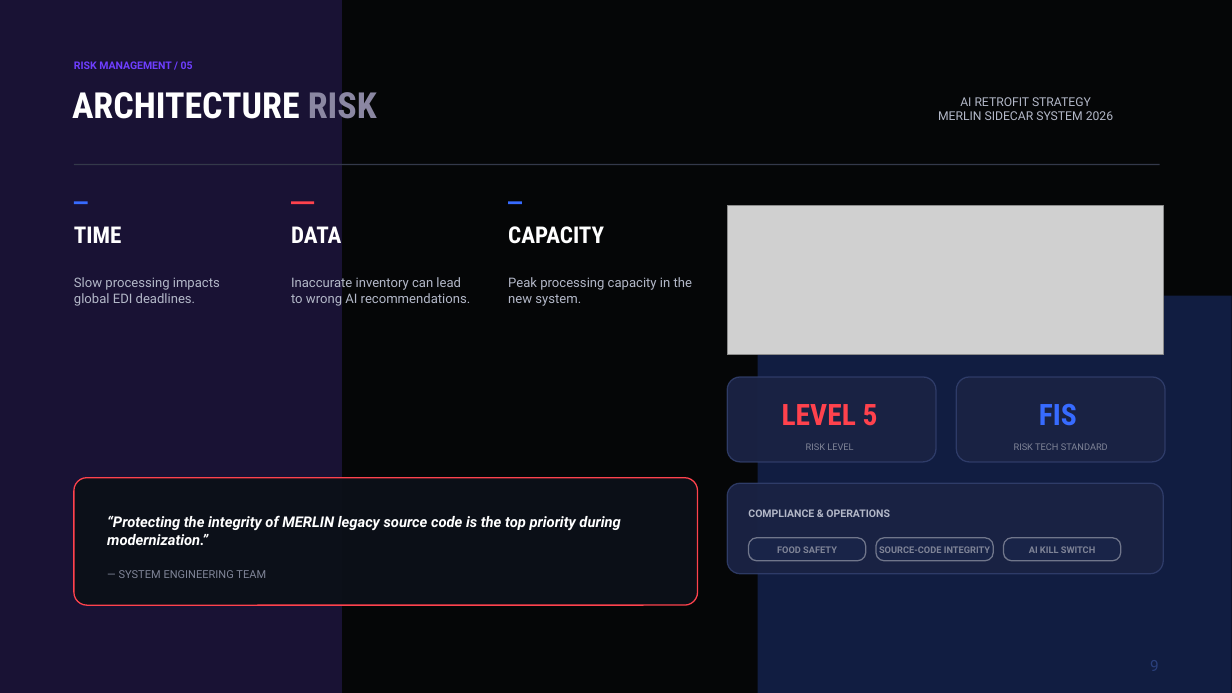
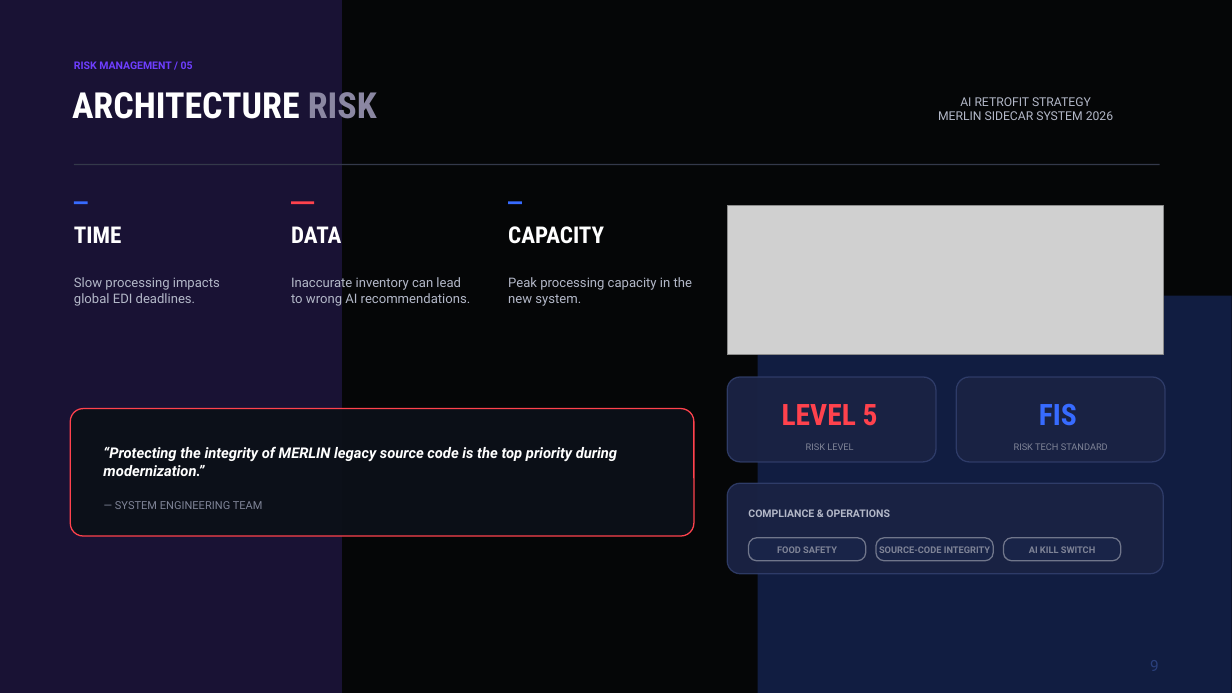
Before and after one commit to dtahoa/ai-architect-program-workshop, a slide deck: slide 9 of output/slides/group4_workshop1_ai-retrofit-architecture.pptx. Drawn at 1232x693 pixels with LibreOffice and Linux fonts; fonts in the diff are those of the drawing; grey boxes stand for pictures. Boxes give left, top, right and bottom in pixels: in the first picture for what was removed or moved away, otherwise in the second. Text is boxed around its words. In the diff, an @@ line names an element or a change of style, - is before the commit and + after.

```diff
--- a/output/slides/group4_workshop1_ai-retrofit-architecture.pptx
+++ b/output/slides/group4_workshop1_ai-retrofit-architecture.pptx
@@ 2 texts, 1 rounded rectangle: place and size @@
-2 texts, 1 rounded rectangle at box(74, 478, 698, 605)
+2 texts, 1 rounded rectangle at box(70, 409, 694, 536)
```
Also in this commit, not shown: 1 other slide changed.
